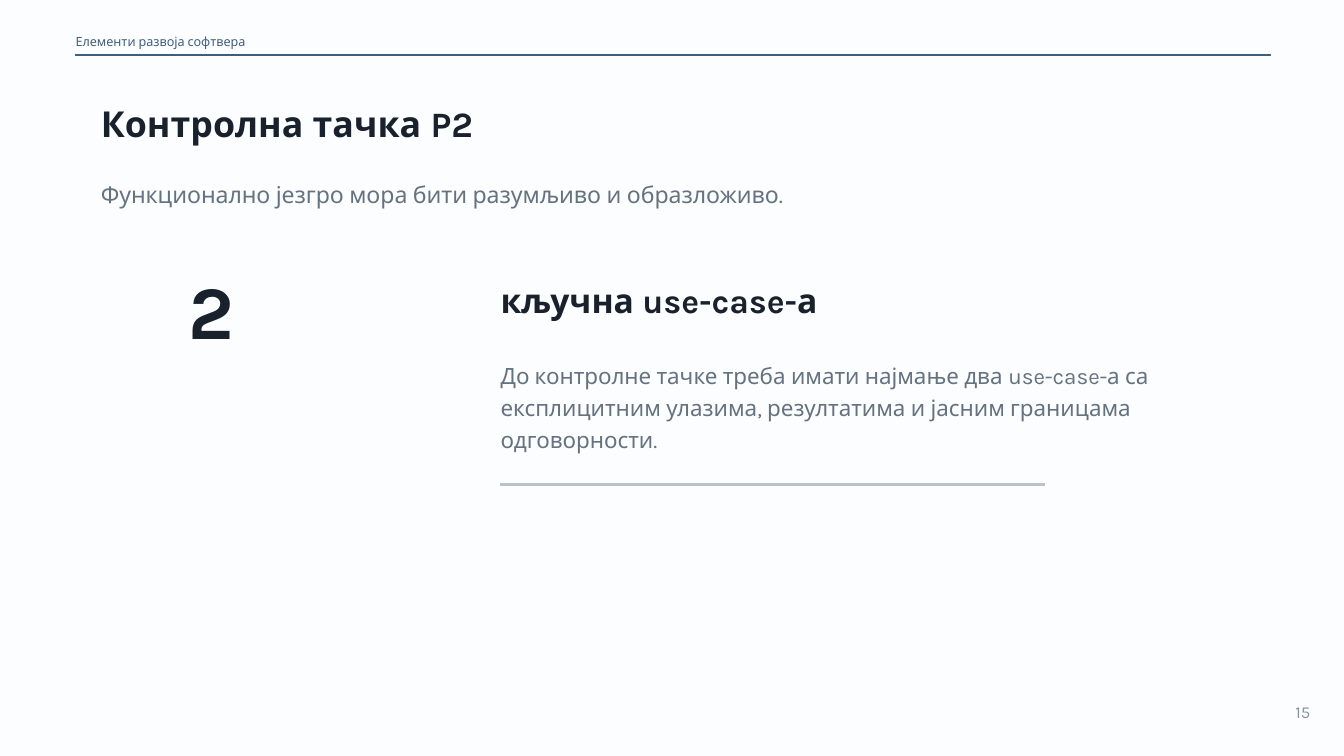
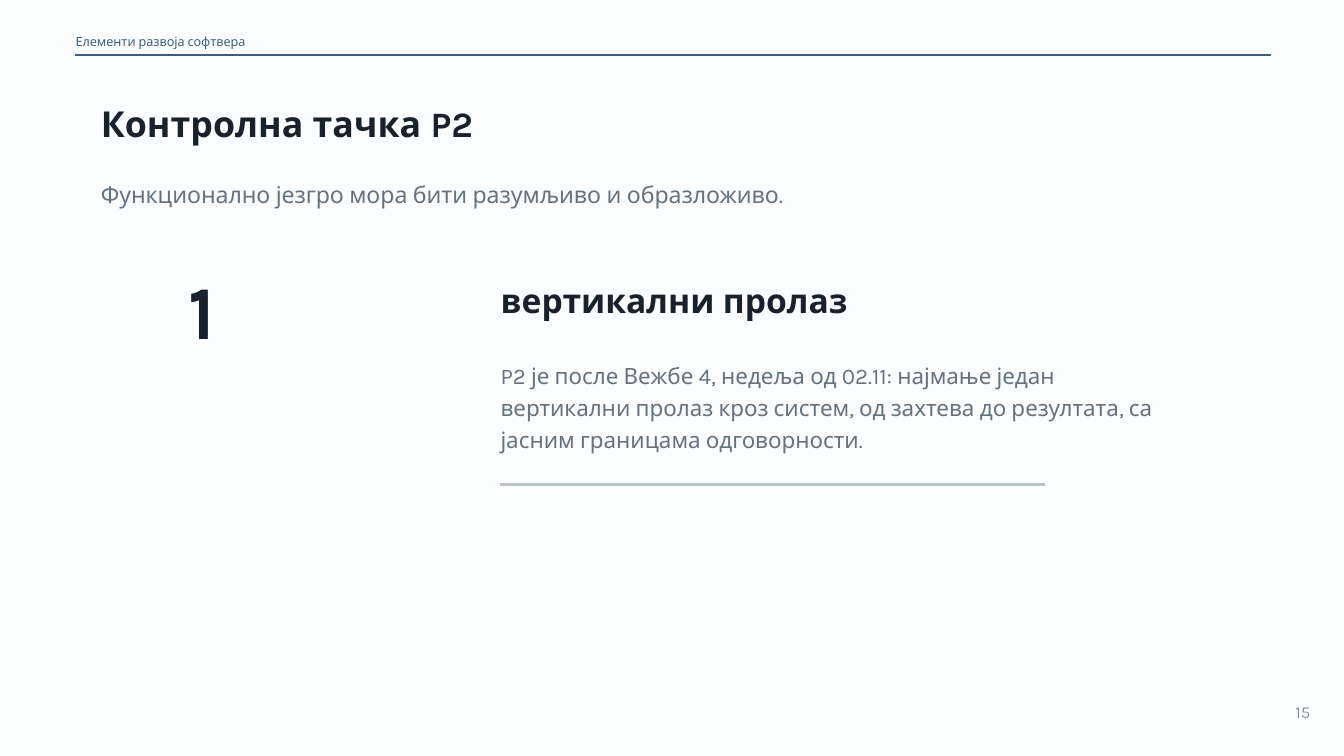
Before and after one commit to owlCoder/ftn-nastavni-materijali, a slide deck: slide 15 of 01 Elementi Razvoja Softvera/02 Prezentacije/PPTX/03_Poslovna_logika_i_use_case.pptx. Drawn at 1344x756 pixels with LibreOffice and Linux fonts; fonts in the diff are those of the drawing. Boxes give left, top, right and bottom in pixels: in the first picture for what was removed or moved away, otherwise in the second. Text is boxed around its words. In the diff, an @@ line names an element or a change of style, - is before the commit and + after.

```diff
--- a/01 Elementi Razvoja Softvera/02 Prezentacije/PPTX/03_Poslovna_logika_i_use_case.pptx
+++ b/01 Elementi Razvoja Softvera/02 Prezentacije/PPTX/03_Poslovna_logika_i_use_case.pptx
@@ text at [188,289,215,339]: text changed @@
-2
+1
@@ text at [501,294,848,321]: text changed @@
-кључна use-case-а
+вертикални пролаз
@@ text at [501,367,1152,453]: text changed @@
-До контролне тачке треба имати најмање два use-case-а са експлицитним улазима, резултатима и јасним границама одговорности.
+P2 је после Вежбе 4, недеља од 02.11: најмање један вертикални пролаз кроз систем, од захтева до резултата, са јасним границама одговорности.
```
Also in this commit, not shown: 1 other slide changed, 11 other files.
